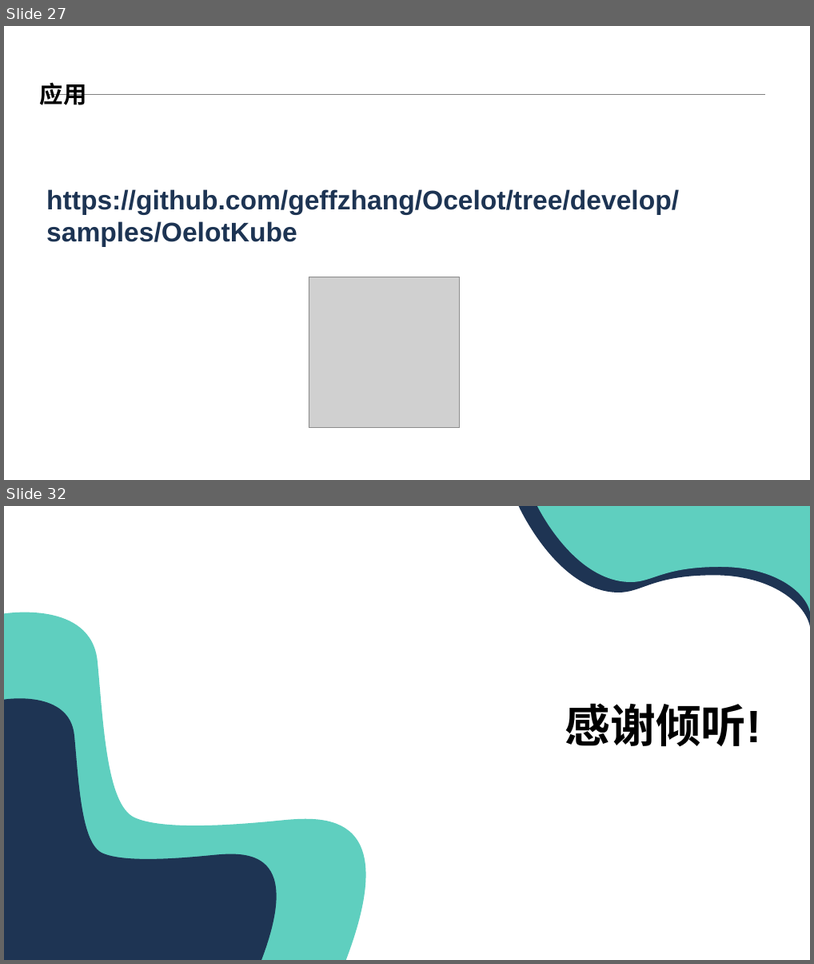
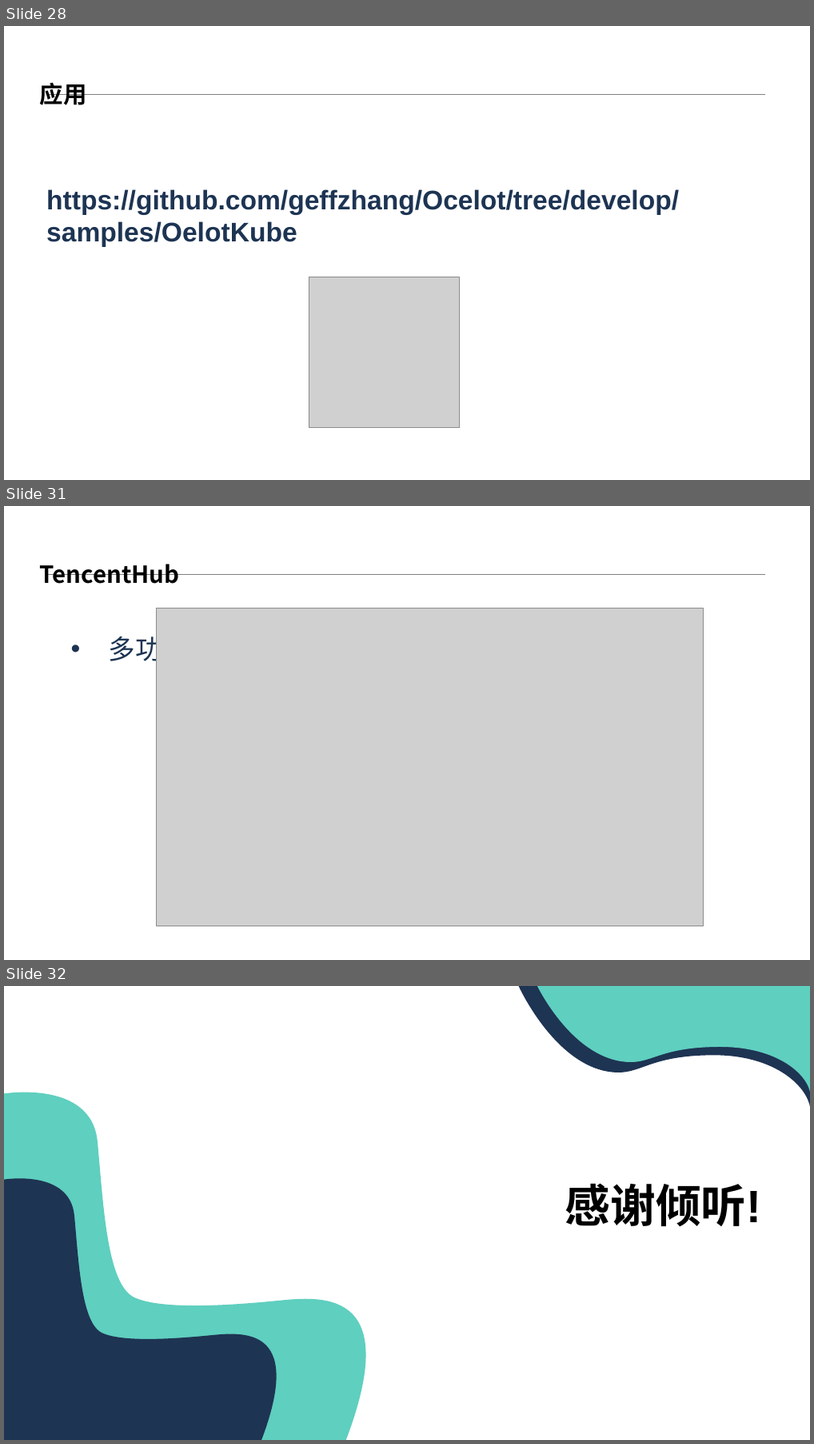
Before and after one commit to geffzhang/DockerStarted, a slide deck: 基于K8s开发.NET Core 云原生应用.pptx. Shown one above the other, each under a label of ours: slides 27 and 32 before the commit, slides 28, 31 and 32 after it; the slides between them are not shown. The pictures are 814x964 and 814x1444 pixels, drawn with LibreOffice and Linux fonts; fonts in the diff are those of the drawing; grey boxes stand for pictures; background and template pictures are left out. Boxes give left, top, right and bottom in pixels: in the first picture for what was removed or moved away, otherwise in the second. Text is boxed around its words. In the diff, an @@ line names an element or a change of style, - is before the commit and + after.

```diff
--- a/基于K8s开发.NET Core 云原生应用.pptx
+++ b/基于K8s开发.NET Core 云原生应用.pptx
@@ slide 31 added at [4, 506, 810, 960], background #FFFFFF; not listed: 1 template element that a slide beside it also shows @@
@@ title added at [40, 564, 179, 584], 28 pt, text #000000, bold @@
+TencentHub
@@ picture added at [157, 608, 703, 926] @@
@@ text added at [109, 631, 297, 666], 32 pt, text #1D3453 @@
+• 多功能存储仓库
@@ what was slide 27 is now slide 28 @@
```
Also in this commit, not shown: 2 slides changed, 1 other slide added, 2 slides removed.
